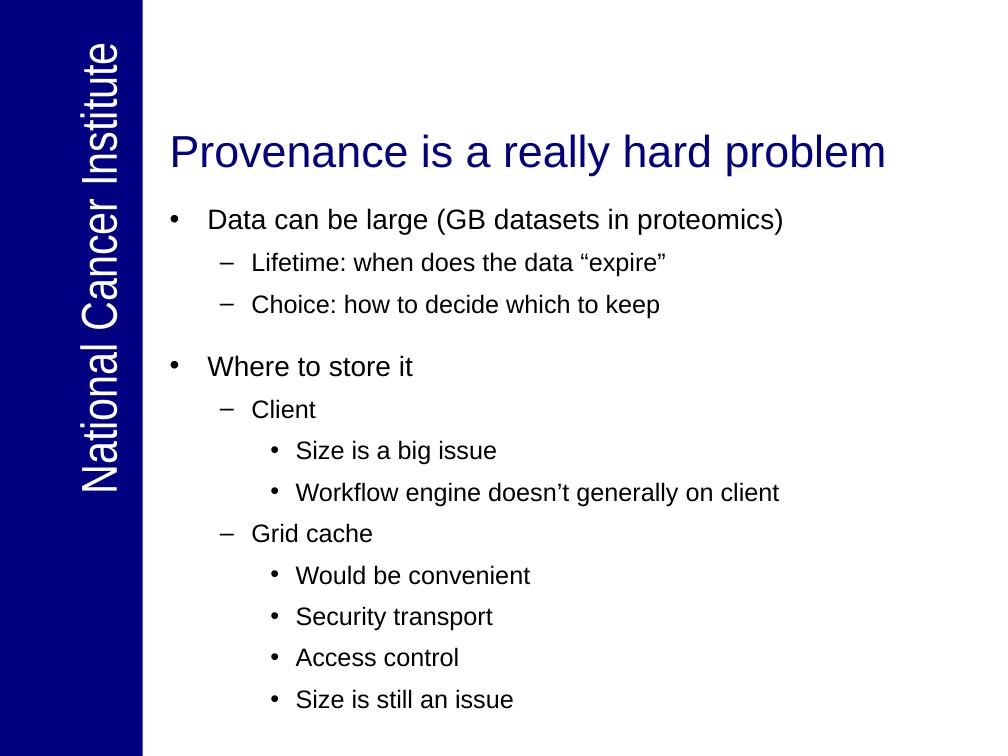
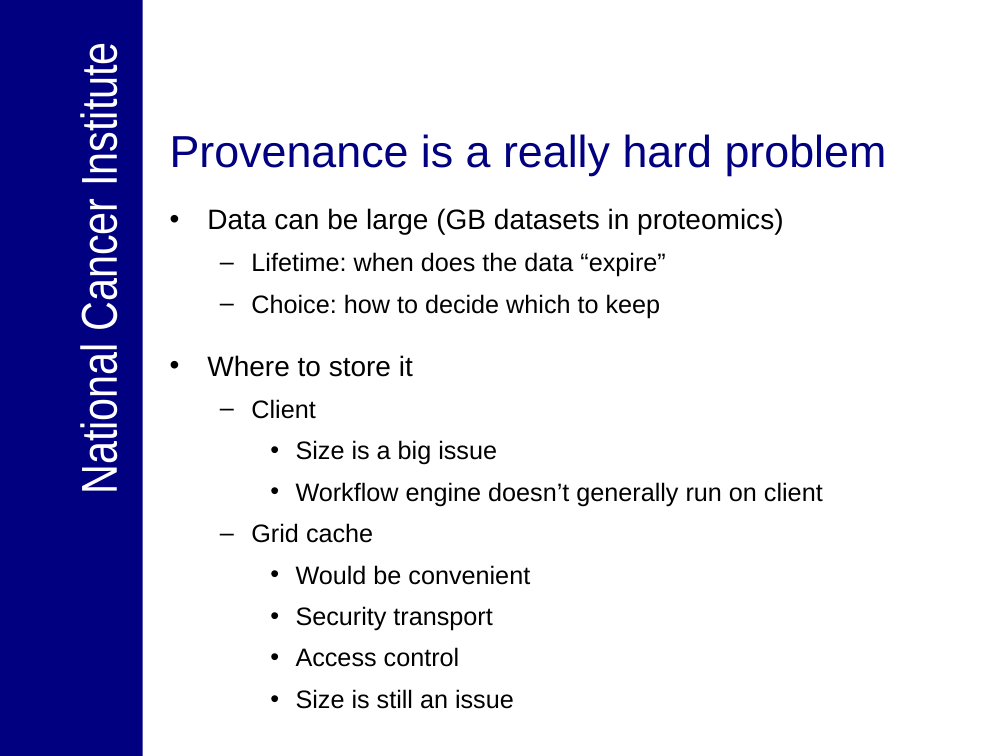
Before and after one commit to NCIP/cagrid-portal, a slide deck: slide 23 of cagrid-1-0/Documentation/presentations/20060918_ICR/workflow_icr_f2f_2006_09_18.ppt. Drawn at 1008x756 pixels with LibreOffice and Linux fonts; fonts in the diff are those of the drawing; background and template pictures are left out. Boxes give left, top, right and bottom in pixels: in the first picture for what was removed or moved away, otherwise in the second. Text is boxed around its words. In the diff, an @@ line names an element or a change of style, - is before the commit and + after.

Commit message:
added cab2b text, couple of typos

```diff
--- a/cagrid-1-0/Documentation/presentations/20060918_ICR/workflow_icr_f2f_2006_09_18.ppt
+++ b/cagrid-1-0/Documentation/presentations/20060918_ICR/workflow_icr_f2f_2006_09_18.ppt
@@ text at <box>296,482,823,506</box>: text changed @@
-    • Workflow engine doesn’t generally on client
+    • Workflow engine doesn’t generally run on client
```
Also in this commit, not shown: 1 other slide changed.
